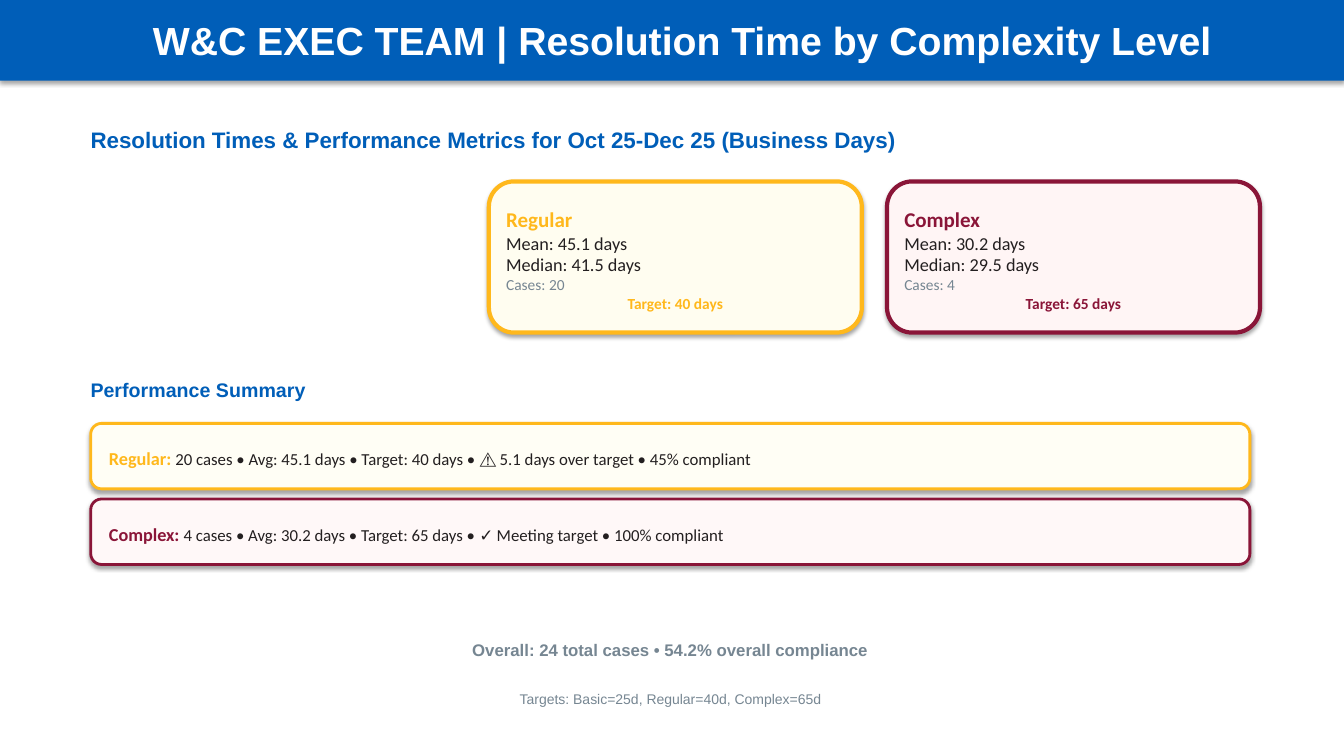
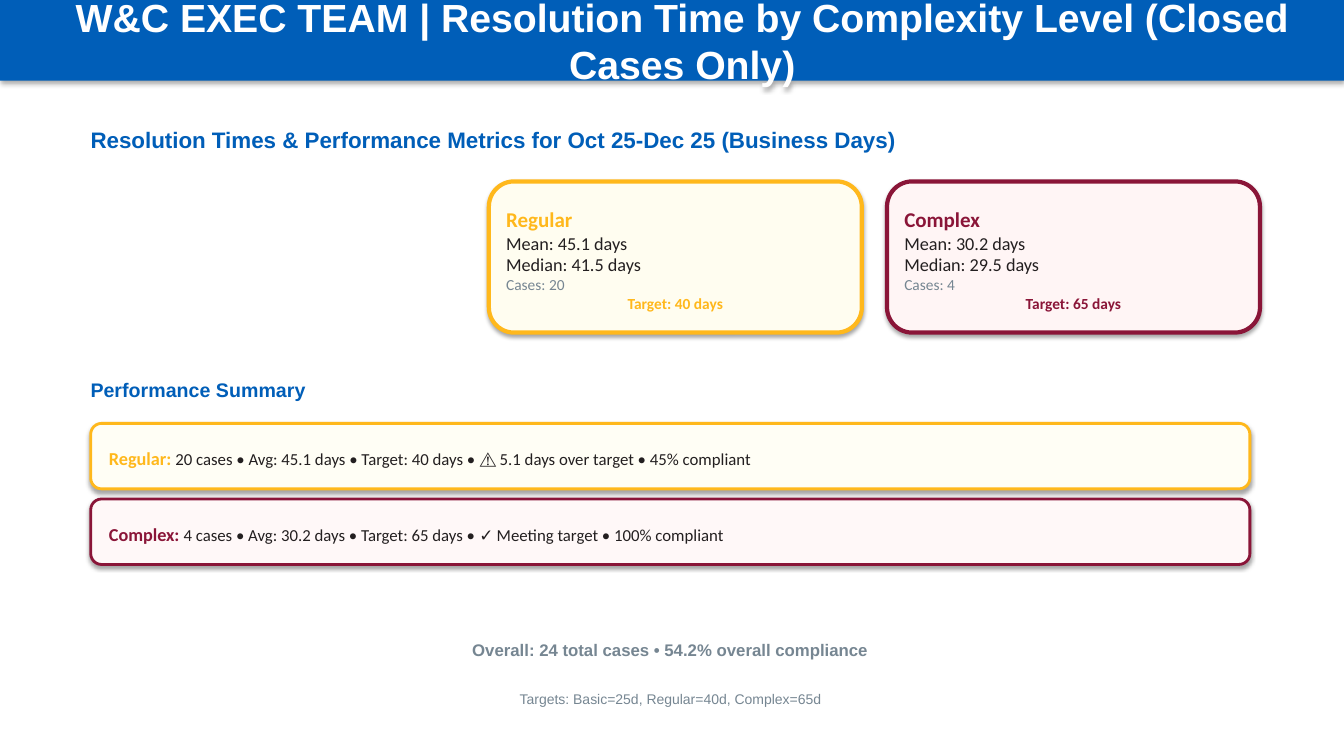
Before and after one commit to Lodd193/HPEG-Reports, a slide deck: slide 11 of outputs/W&C_Exec_Team_Complaints_Sep-2025-Nov-2025.pptx. Drawn at 1344x756 pixels with LibreOffice and Linux fonts; fonts in the diff are those of the drawing. Boxes give left, top, right and bottom in pixels: in the first picture for what was removed or moved away, otherwise in the second. Text is boxed around its words. In the diff, an @@ line names an element or a change of style, - is before the commit and + after.

```diff
--- a/outputs/W&C_Exec_Team_Complaints_Sep-2025-Nov-2025.pptx
+++ b/outputs/W&C_Exec_Team_Complaints_Sep-2025-Nov-2025.pptx
@@ text in rectangle at box(76, 3, 1289, 87): text changed @@
-W&C EXEC TEAM | Resolution Time by Complexity Level
+W&C EXEC TEAM | Resolution Time by Complexity Level (Closed Cases Only)
```
Also in this commit, not shown: 2 other slides changed, 1 slide added, 1 slide removed, 5 other files.
